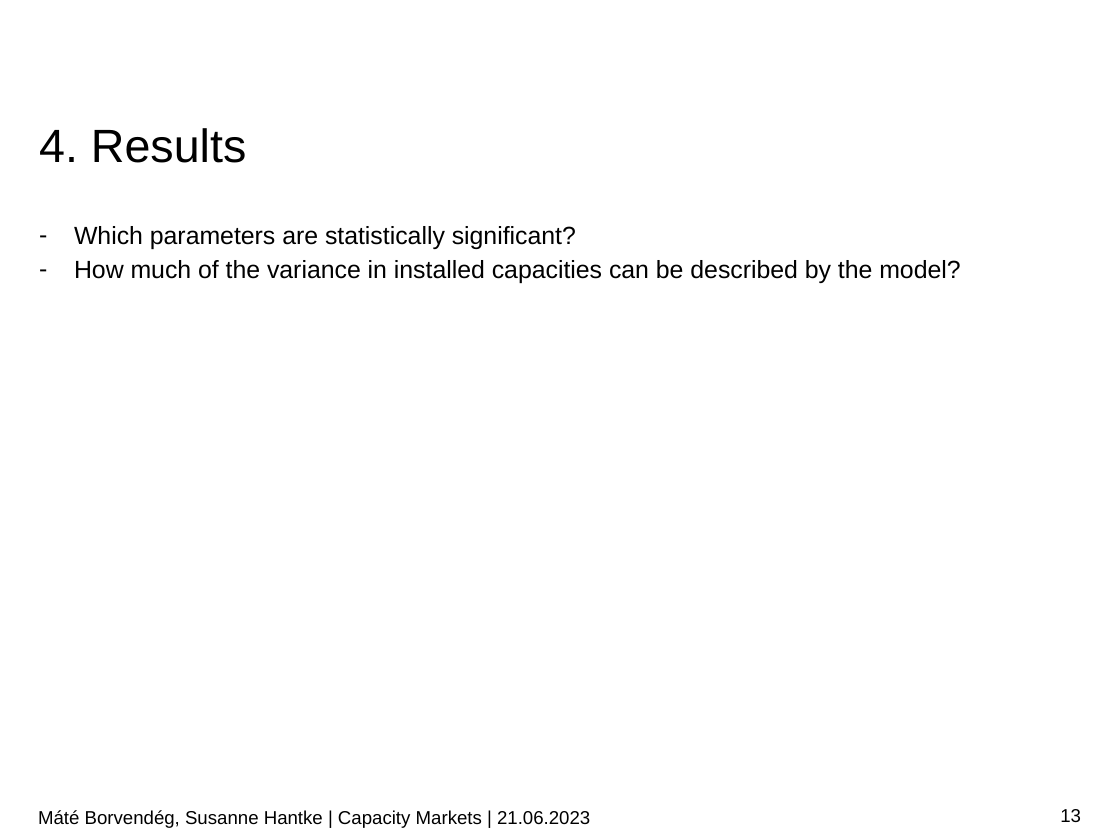
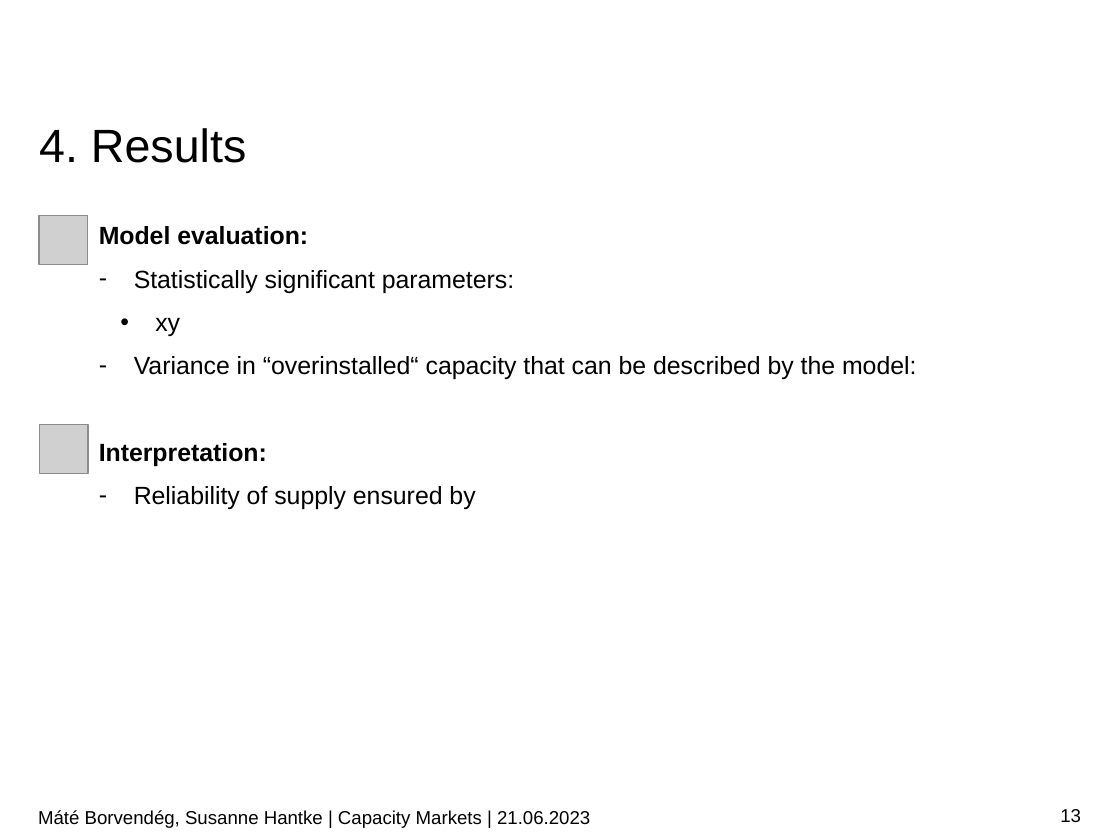
Before and after one commit to borvendegmate/tum_power_system_economics, a slide deck: slide 13 of Final_Presentation_Borvendeg_Hantke.pptx. Drawn at 1120x840 pixels with LibreOffice and Linux fonts; fonts in the diff are those of the drawing; grey boxes stand for pictures; background and template pictures are left out. Boxes give left, top, right and bottom in pixels: in the first picture for what was removed or moved away, otherwise in the second. Text is boxed around its words. In the diff, an @@ line names an element or a change of style, - is before the commit and + after.

```diff
--- a/Final_Presentation_Borvendeg_Hantke.pptx
+++ b/Final_Presentation_Borvendeg_Hantke.pptx
@@ picture added at (x1=39, y1=216, x2=87, y2=264) @@
@@ text at (x1=99, y1=226, x2=916, y2=509): text changed @@
-– Which parameters are statistically significant?
-– How much of the variance in installed capacities can be described by the model?
+Model evaluation:
+– Statistically significant parameters:
+  • xy
+– Variance in “overinstalled“ capacity that can be described by the model:
+Interpretation:
+– Reliability of supply ensured by
@@ picture added at (x1=39, y1=424, x2=87, y2=473) @@
```
Also in this commit, not shown: 13 other slides changed, 3 slides added.
